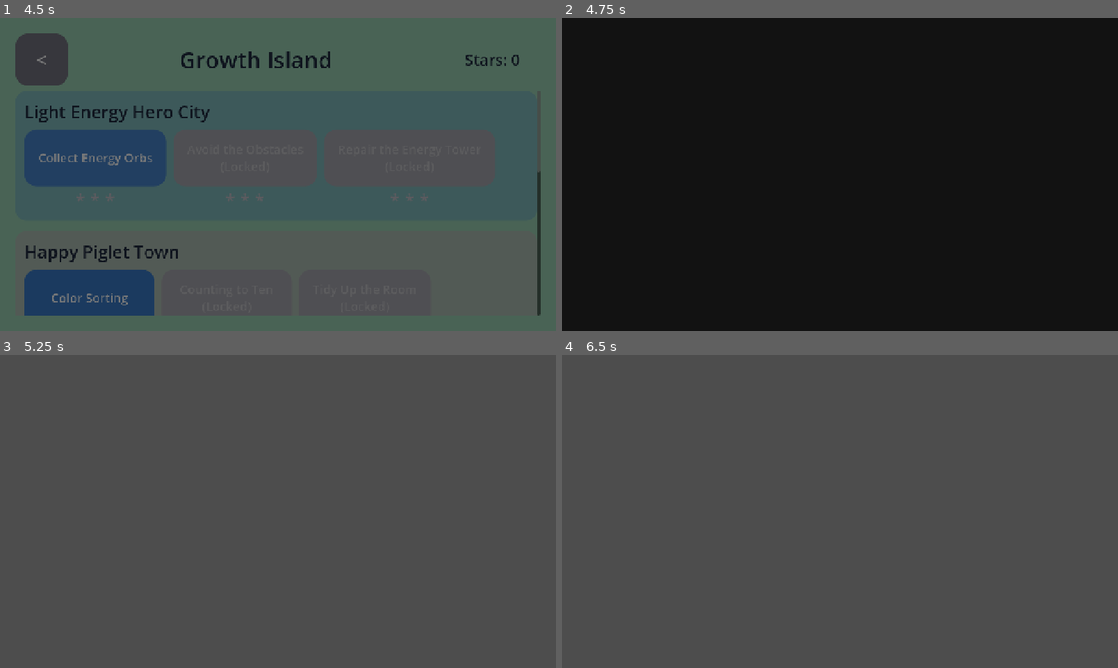
Above: before the commit, frames 1-4 (two rows, left to right).
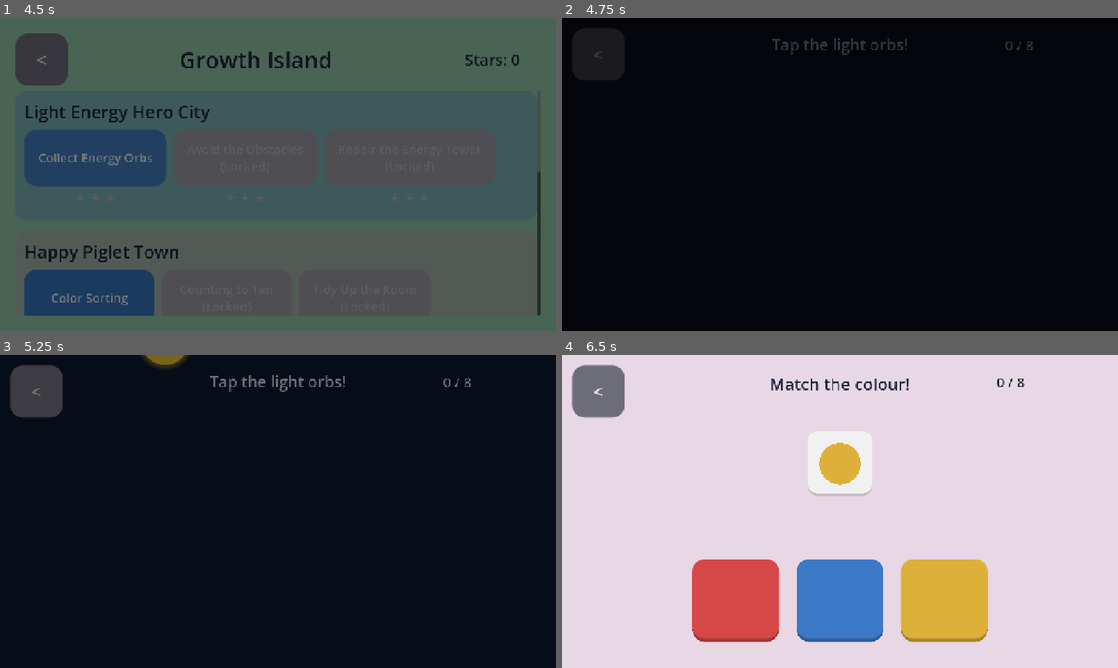
Above: after the commit, the same moments.

Repository: sangzhe-star1/herosIsland
Game: Godot game, scene res://scenes/boot/Boot.tscn
Two runs of this game, one before a commit and one after it. Both use one fixed random seed, a clock stepped at 60 frames per second and the inputs below. Sound files missing from this copy of the repository are replaced by a short silence.
Inputs (mouse positions are in pixels of both pictures, inside the frame that each line leads up to):
- Up to frame 1 (4.5 s): tap Enter at 0.5, 1.25 s; drag from (278, 174) to (333, 105) at 0.52 s; drag from (166, 190) to (250, 237) at 1.27 s; click "Adventure" at 2 s; click "<" at 2.75 s; click "Adventure" at 3.5 s; click "Collect Energy Orbs" at 4.25 s
- Up to frame 2 (4.75 s): no input
- Up to frame 3 (5.25 s): click (38, 392) at 5 s, where only the run after the commit has a clickable "<"
- Up to frame 4 (6.5 s): click (650, 633) at 5.75 s, where only the run after the commit has a clickable "Color Sorting"

Frame 1 is identical in both runs. In frame 2, 0.3% of the frame differs, in the area x 5-85%, y 6-14%; in frame 3, 98%; in frame 4, 100%, in the area x 0-100%, y 0-100%.
Error before the commit: Parse Error: Cannot infer the type of "pressed" variable because the value doesn't have a set type. (res://scripts/minigames/collect_energy.gd:194)

Commit message:
Fix parser error that blanked the game at launch
collect_energy.gd:194 and three matching sites in item_sorting.gd used

    var pressed := (event is InputEventMouseButton and event.pressed) or ...

InputEvent members are untyped on the base class, so `:=` has nothing to
infer from:

    Parser Error: Cannot infer the type of "pressed" variable because the
    value doesn't have a set type.

A parser error in any script aborts startup, which is why the window came
up as engine grey with nothing drawn -- the fault was never in Boot or in
UiKit.theme(), it was two files that Boot does not even reference.

All four sites now declare `var pressed: bool = (...)`.

tools_check.py gains a rule for this class of error, since it is the one
thing static checking can catch that would otherwise cost a whole debug
cycle. It flags `:=` only when the outermost expression is untyped -- an
InputEvent property, a bare .get(), a bare index -- so int(d.get(...))
and I18n.t(d.get(...)) still pass, because the outer call is typed.
Verified against a copy with the bug reintroduced: 1 error, correct line.

Startup breadcrumbs left in for one confirming run.

Diff:
--- a/project.godot
+++ b/project.godot
@@ -33,7 +33,6 @@
 window/size/viewport_height=720
 window/stretch/mode="canvas_items"
 window/stretch/aspect="expand"
-window/handheld/orientation=0
 
 [input_devices]
 
--- a/scripts/minigames/collect_energy.gd
+++ b/scripts/minigames/collect_energy.gd
@@ -191,7 +191,7 @@
 # --- tapping ------------------------------------------------------------
 
 func _on_thing_input(event: InputEvent, thing: Dictionary) -> void:
-	var pressed := (event is InputEventMouseButton and event.button_index == MOUSE_BUTTON_LEFT \
+	var pressed: bool = (event is InputEventMouseButton and event.button_index == MOUSE_BUTTON_LEFT \
 		and event.pressed) or (event is InputEventScreenTouch and event.pressed)
 	if not pressed:
 		return
--- a/scripts/minigames/item_sorting.gd
+++ b/scripts/minigames/item_sorting.gd
@@ -280,7 +280,7 @@
 func _on_item_input(event: InputEvent) -> void:
 	if _resolving or _item == null:
 		return
-	var pressed := (event is InputEventMouseButton and event.button_index == MOUSE_BUTTON_LEFT \
+	var pressed: bool = (event is InputEventMouseButton and event.button_index == MOUSE_BUTTON_LEFT \
 		and event.pressed) or (event is InputEventScreenTouch and event.pressed)
 	if pressed:
 		_dragging = true
@@ -292,7 +292,7 @@
 func _input(event: InputEvent) -> void:
 	if not _dragging:
 		return
-	var released := (event is InputEventMouseButton and event.button_index == MOUSE_BUTTON_LEFT \
+	var released: bool = (event is InputEventMouseButton and event.button_index == MOUSE_BUTTON_LEFT \
 		and not event.pressed) or (event is InputEventScreenTouch and not event.pressed)
 	if released:
 		_end_drag()
@@ -327,7 +327,7 @@
 func _on_bin_input(event: InputEvent, bin_id: String) -> void:
 	if _resolving or _item == null or not _selected:
 		return
-	var pressed := (event is InputEventMouseButton and event.button_index == MOUSE_BUTTON_LEFT \
+	var pressed: bool = (event is InputEventMouseButton and event.button_index == MOUSE_BUTTON_LEFT \
 		and event.pressed) or (event is InputEventScreenTouch and event.pressed)
 	if pressed:
 		_resolve(bin_id)
Not shown, changed: tools_check.py
